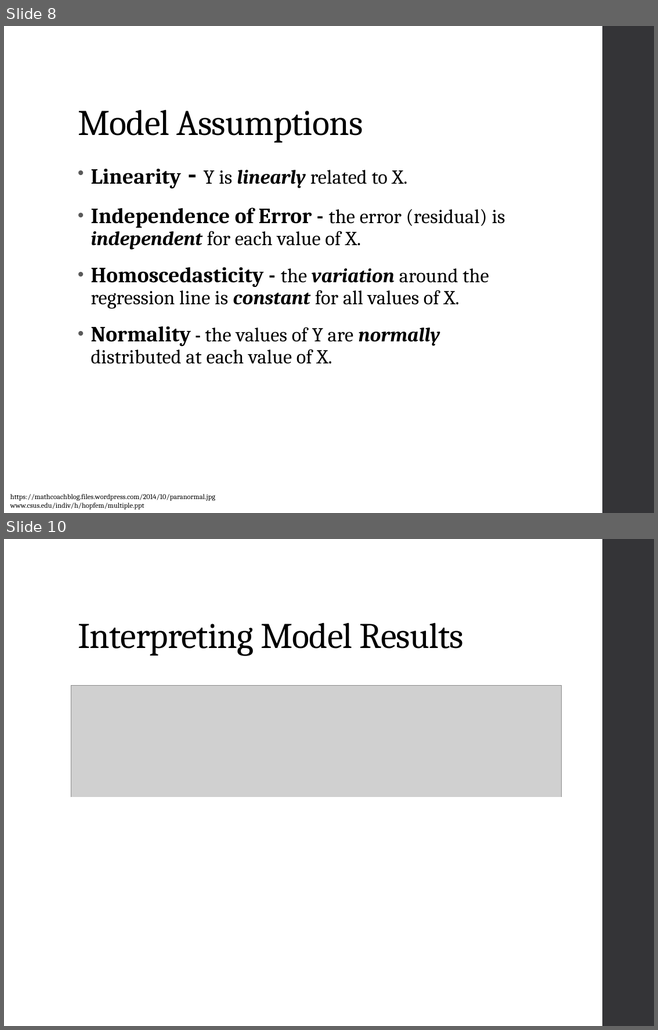
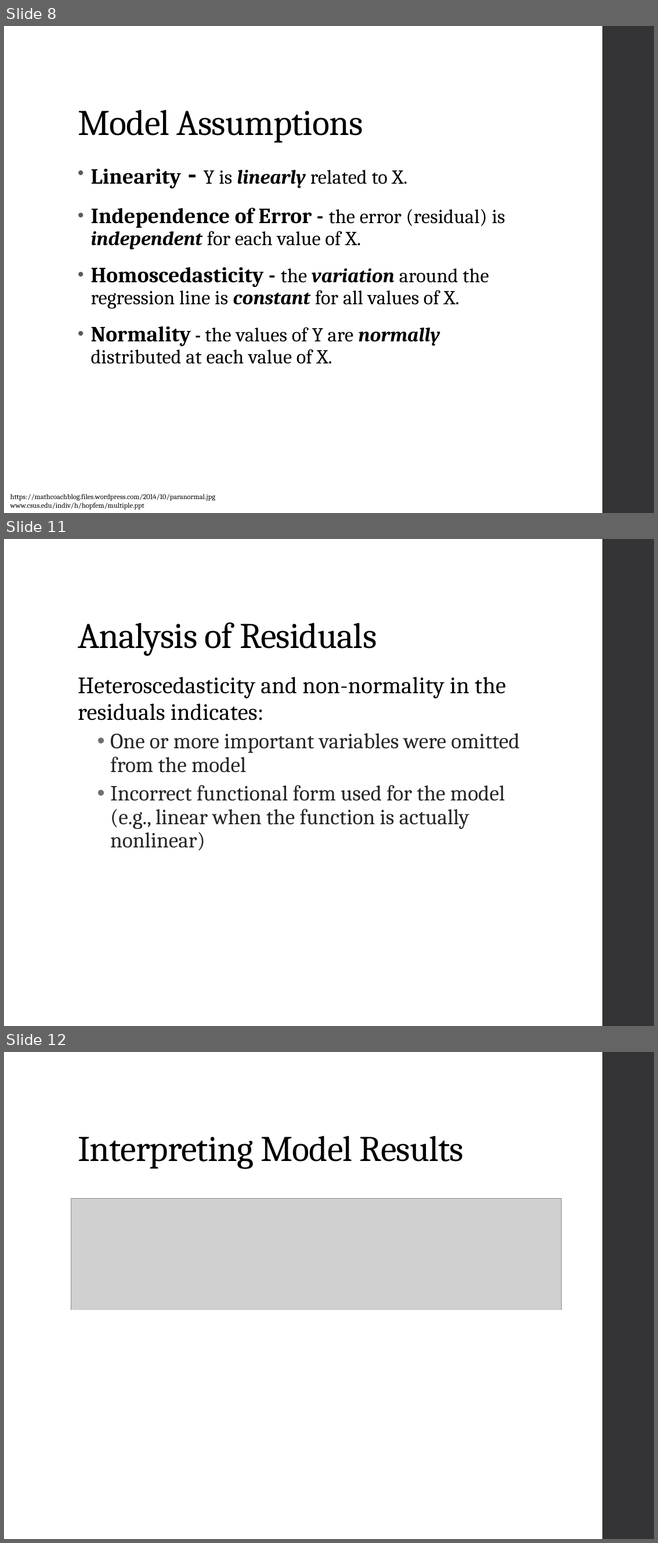
Before and after one commit to ncss-tech/stats_for_soil_survey, a slide deck: presentations/6_linear_regression/Linear_regression.pptx. Shown one above the other, each under a label of ours: slides 8 and 10 before the commit, slides 8, 11 and 12 after it; the slides between them are not shown. The pictures are 658x1030 and 658x1543 pixels, drawn with LibreOffice and Linux fonts; fonts in the diff are those of the drawing; grey boxes stand for pictures. Boxes give left, top, right and bottom in pixels: in the first picture for what was removed or moved away, otherwise in the second. Text is boxed around its words. In the diff, an @@ line names an element or a change of style, - is before the commit and + after.

Commit message:
adding slides to 6_linear_regression ppt

```diff
--- a/presentations/6_linear_regression/Linear_regression.pptx
+++ b/presentations/6_linear_regression/Linear_regression.pptx
@@ slide 11 added at (x1=4, y1=539, x2=654, y2=1026), background #FFFFFF; not listed: 1 template element that a slide beside it also shows @@
@@ title added at (x1=78, y1=623, x2=376, y2=656), 40 pt, text #000000 @@
+Analysis of Residuals
@@ text added at (x1=78, y1=677, x2=520, y2=850), 24 pt, text #262626 @@
+Heteroscedasticity and non-normality in the residuals indicates:
+  • One or more important variables were omitted from the model
+  • Incorrect functional form used for the model (e.g., linear when the function is actually nonlinear)
@@ what was slide 10 is now slide 12 @@
```
Also in this commit, not shown: 1 slide changed, 1 other slide added.
